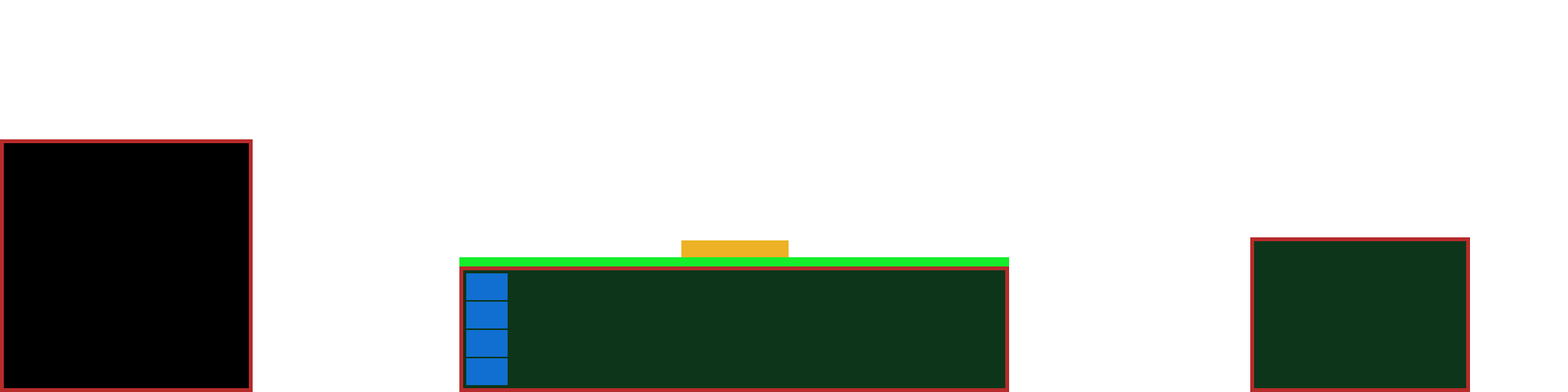
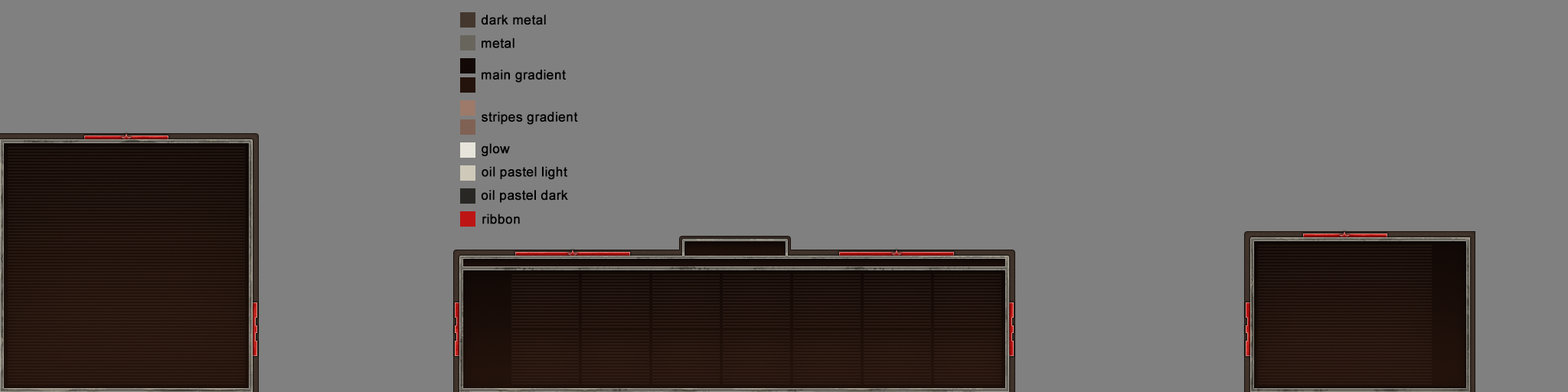
Layers edited between the first and the second 1568×392 image:
added group "texture" with 41 layers above "mockup" over bbox(0, 129, 1485, 392)
added group "radar" with 11 layers in group "texture" over bbox(0, 129, 267, 392)
added group "inner" (1st of 3, in "texture" › "radar") with 5 layers in group "radar" over bbox(0, 130, 265, 392)
added group "outer" (1st of 3, in "texture" › "radar") with 4 layers in group "radar" over bbox(0, 129, 267, 392)
added group "production" with 16 layers in group "texture" over bbox(441, 232, 1026, 392)
added group "inner" (2nd of 3, in "texture" › "production") with 9 layers in group "production" over bbox(443, 232, 1023, 392)
added layer "Oil Pastel Large 2 px20" (3rd of 6, in "texture" › "production" › "inner") (soft light) in group "inner" over bbox(443, 232, 1023, 392)
added group "border" with 1 layers in group "inner" over bbox(459, 238, 1010, 392)
added layer "border inner" (2nd of 3, in "texture" › "production" › "inner" › "border") in group "border" over bbox(459, 238, 1010, 392)
added group "body" (2nd of 3, in "texture" › "production" › "inner") with 5 layers in group "inner" over bbox(463, 241, 1006, 389)
added group "outer" (2nd of 3, in "texture" › "production") with 5 layers in group "production" over bbox(441, 235, 1026, 392)
added group "ribbons" with 3 layers in group "outer" over bbox(441, 244, 1026, 364)
added layer "Oil Pastel Large 2 px20" (4th of 6, in "texture" › "production" › "outer" › "ribbons") (soft light) in group "ribbons" over bbox(441, 244, 1026, 364)
added layer "border outer" (2nd of 3, in "texture" › "production" › "outer") in group "outer" over bbox(453, 235, 1016, 392)
added group "mockup" with 2 layers over bbox(0, 0, 1568, 392)
renamed "Layer 0" to "mockup base", moved it into group "mockup", painted on it over bbox(0, 139, 1470, 392)
added layer "grey" in group "mockup" over bbox(0, 0, 1568, 392)
…and 44 more changes (44 added)
